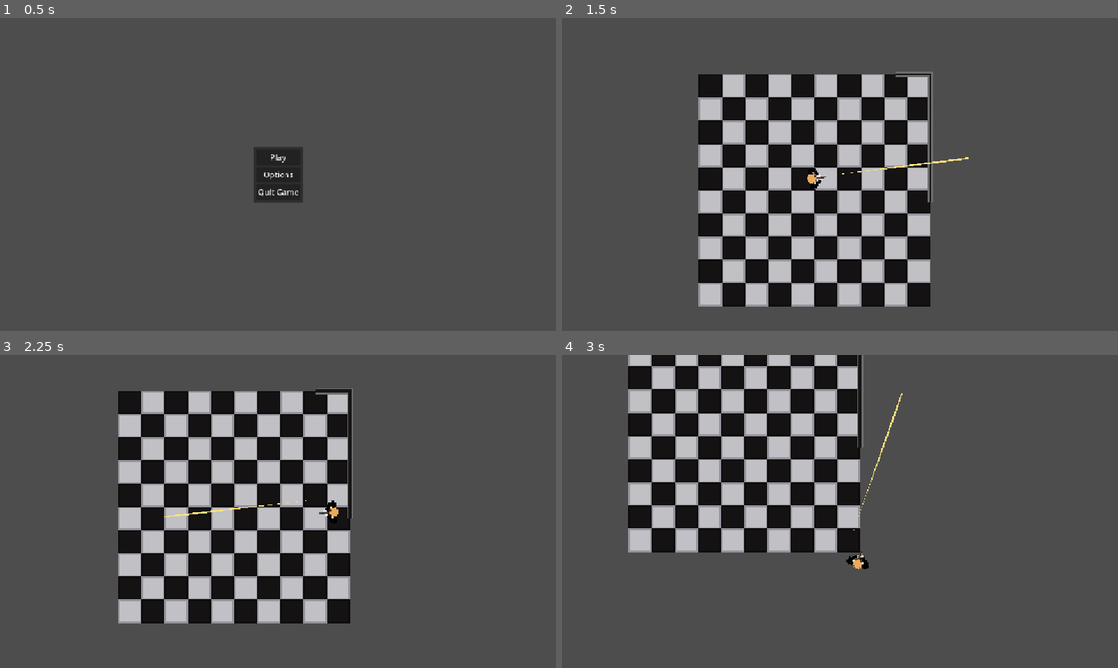
Above: before the commit, frames 1-4 (two rows, left to right).
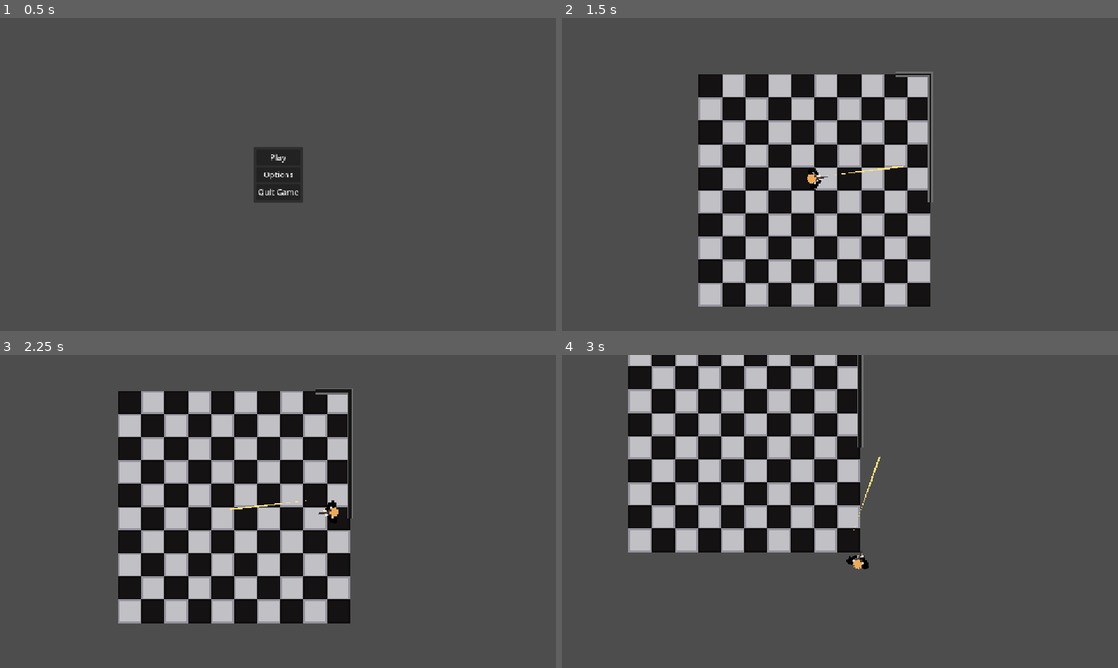
Above: after the commit, the same moments.

Repository: sparkworm/STATE
Game: Godot game, scene res://scenes/game.tscn
Two runs of this game, one before a commit and one after it. Both use one fixed random seed, a clock stepped at 60 frames per second and the inputs below.
Inputs (mouse positions are in pixels of both pictures, inside the frame that each line leads up to):
- Up to frame 1 (0.5 s): no input
- Up to frame 2 (1.5 s): click "Play" at 0.5 s; tap Enter at 1.25 s; move the mouse to (962, 158) at 1.27 s; hold D (move_right) from 1.28 s (still down); click (962, 158) at 1.35 s
- Up to frame 3 (2.25 s): move the mouse to (166, 527) at 2.02 s; release D (move_right) at 2.03 s; hold S (move_down) from 2.03 s (still down); click (166, 527) at 2.1 s
- Up to frame 4 (3 s): move the mouse to (895, 442) at 2.77 s; release S (move_down) at 2.78 s; hold D (move_right) from 2.78 s (still down); click (895, 442) at 2.85 s

Frame 1 is identical in both runs. In frame 2, less than 0.1% of the frame differs, in the area x 45-74%, y 44-52%; in frame 3, less than 0.1%; in frame 4, less than 0.1%.

Commit message:
Refactored Revolver to inherit from a new scene WieldableGun, which contains the essentials for guns.  Added timer to set fire rate.

Diff:
--- a/scenes/components/cpt_ammo.gd
+++ b/scenes/components/cpt_ammo.gd
@@ -6,6 +6,9 @@
 @export var ammo: int
 ## The number of rounds that can be put in the weapon if relaoded one round at a time.
 ## Think of revolvers and guns with tubes.
+## [br][br]
+## The default value of one represents how most guns could hold a single round if placed
+## directly in the chamber.
 @export var round_cap: int = 1
 
 func has_ammo() -> bool:
--- a/scenes/parent/character.gd
+++ b/scenes/parent/character.gd
@@ -7,7 +7,8 @@
 @onready var item_holder: Node2D = $ItemHolder
 
 func _ready() -> void:
-	body.set_item_held(starting_item.instantiate())
+	if starting_item != null:
+		body.set_item_held(starting_item.instantiate())
 
 func get_item_held() -> Wieldable:
 	return body.get_item_held()
--- a/scenes/wieldable/wieldable_gun.gd
+++ b/scenes/parent/wieldable_gun.gd
@@ -1,11 +1,21 @@
 class_name WieldableGun
 extends Wieldable
+
+@export var full_auto: bool
 
 @export var proj_spawner: ProjectileSpawner
 @export var cpt_ammo: CptAmmo
 
+@export var fire_timer: Timer
+@export var reload_timer: Timer
+
 func _use() -> void:
-	if cpt_ammo.has_ammo():
+	if can_use():
 		var rotation: Vector2 = Vector2.from_angle(get_global_transform().get_rotation())
 		proj_spawner.spawn_projectile(rotation)
 		cpt_ammo.decrement_ammo()
+		fire_timer.start()
+
+func can_use() -> bool:
+	# TEST: MAKE SURE THAT is_stopped() is the right function
+	return cpt_ammo.has_ammo() and fire_timer.is_stopped()
--- /dev/null
+++ b/scenes/parent/wieldable_gun.tscn
@@ -0,0 +1,31 @@
+[gd_scene load_steps=6 format=3 uid="uid://c58txqxqr8dq5"]
+
+[ext_resource type="Script" uid="uid://bjlllyklexkiy" path="res://scenes/parent/wieldable_gun.gd" id="1_gdnv4"]
+[ext_resource type="PackedScene" uid="uid://bfo6vtny5gu3" path="res://scenes/components/projectile_spawner.tscn" id="2_n4qx1"]
+[ext_resource type="PackedScene" uid="uid://bojnc2n83qeek" path="res://scenes/components/cpt_ammo.tscn" id="3_jirk3"]
+[ext_resource type="PackedScene" uid="uid://dalg4ggflt5ee" path="res://scenes/projectiles/bullet_projectile.tscn" id="3_wdvvu"]
+[ext_resource type="Texture2D" uid="uid://86kwj13vjqbv" path="res://textures/weapon/top_revolver.png" id="5_3hrcg"]
+
+[node name="WieldableGun" type="Node2D" node_paths=PackedStringArray("proj_spawner", "cpt_ammo", "fire_timer", "reload_timer")]
+script = ExtResource("1_gdnv4")
+proj_spawner = NodePath("ProjectileSpawner")
+cpt_ammo = NodePath("CptAmmo")
+fire_timer = NodePath("TimerFire")
+reload_timer = NodePath("TimerReload")
+
+[node name="ProjectileSpawner" parent="." instance=ExtResource("2_n4qx1")]
+position = Vector2(9, 0)
+projectile_scene = ExtResource("3_wdvvu")
+
+[node name="CptAmmo" parent="." instance=ExtResource("3_jirk3")]
+
+[node name="TimerFire" type="Timer" parent="."]
+wait_time = 0.2
+one_shot = true
+
+[node name="TimerReload" type="Timer" parent="."]
+one_shot = true
+
+[node name="Sprite2D" type="Sprite2D" parent="."]
+position = Vector2(4, -0.5)
+texture = ExtResource("5_3hrcg")
--- a/scenes/wieldable/revolver.tscn
+++ b/scenes/wieldable/revolver.tscn
@@ -1,28 +1,9 @@
-[gd_scene load_steps=7 format=3 uid="uid://yjdw204qc7vl"]
+[gd_scene load_steps=2 format=3 uid="uid://ditjko8fp0fog"]
 
-[ext_resource type="PackedScene" uid="uid://uc3yff5o4wrj" path="res://scenes/parent/wieldable.tscn" id="1_fildt"]
-[ext_resource type="Script" uid="uid://bjlllyklexkiy" path="res://scenes/wieldable/wieldable_gun.gd" id="2_m0oiv"]
-[ext_resource type="Texture2D" uid="uid://86kwj13vjqbv" path="res://textures/weapon/top_revolver.png" id="2_opxsl"]
-[ext_resource type="PackedScene" uid="uid://bojnc2n83qeek" path="res://scenes/components/cpt_ammo.tscn" id="3_fso6p"]
-[ext_resource type="PackedScene" uid="uid://bfo6vtny5gu3" path="res://scenes/components/projectile_spawner.tscn" id="4_itqt0"]
-[ext_resource type="PackedScene" uid="uid://dalg4ggflt5ee" path="res://scenes/projectiles/bullet_projectile.tscn" id="5_en525"]
+[ext_resource type="PackedScene" uid="uid://c58txqxqr8dq5" path="res://scenes/parent/wieldable_gun.tscn" id="1_fildt"]
 
-[node name="Revolver" node_paths=PackedStringArray("proj_spawner", "cpt_ammo") instance=ExtResource("1_fildt")]
-script = ExtResource("2_m0oiv")
-proj_spawner = NodePath("ProjectileSpawner")
-cpt_ammo = NodePath("CptAmmo")
-item_name = "Revolver"
+[node name="Revolver" instance=ExtResource("1_fildt")]
 
-[node name="Sprite2D" parent="." index="0"]
-position = Vector2(3, -0.5)
-texture = ExtResource("2_opxsl")
-
-[node name="CptAmmo" parent="." index="1" instance=ExtResource("3_fso6p")]
+[node name="CptAmmo" parent="." index="1"]
 ammo = 6
 round_cap = 6
-
-[node name="ProjectileSpawner" parent="." index="2" instance=ExtResource("4_itqt0")]
-position = Vector2(8, 0)
-projectile_scene = ExtResource("5_en525")
-damage = 50.0
-speed = 900.0
Not shown: 1 places in scenes/characters/player.tscn that only renumber resources
Renamed: scenes/wieldable/wieldable_gun.gd.uid -> scenes/parent/wieldable_gun.gd.uid
